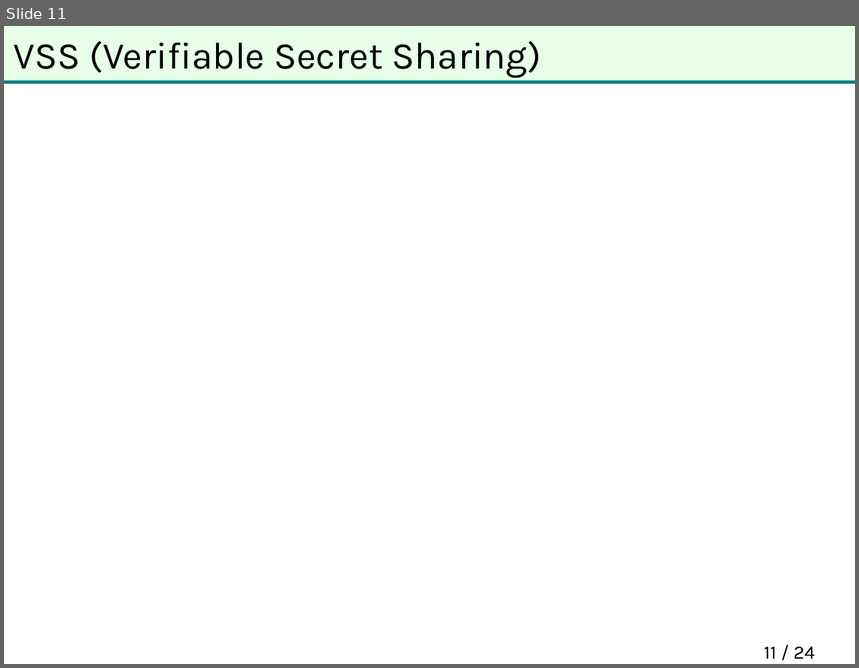
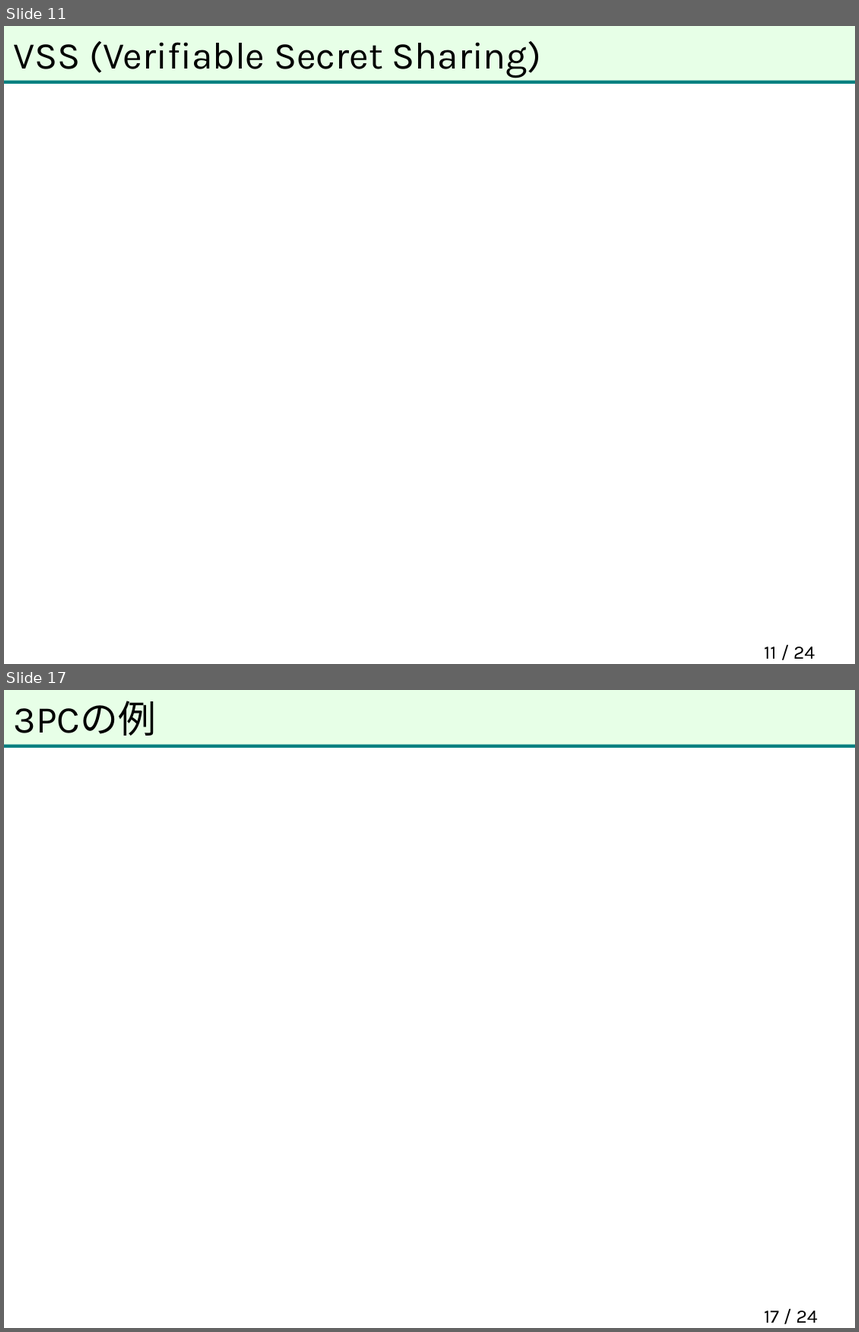
Before and after one commit to herumi/anninbon, a slide deck: lec/anninbon11.pptx. Shown one above the other, each under a label of ours: slide 11 before the commit, slides 11 and 17 after it; the slides between them are not shown. The pictures are 859x668 and 859x1332 pixels, drawn with LibreOffice and Linux fonts; fonts in the diff are those of the drawing; background and template pictures are left out. Boxes give left, top, right and bottom in pixels: in the first picture for what was removed or moved away, otherwise in the second. Text is boxed around its words. In the diff, an @@ line names an element or a change of style, - is before the commit and + after.

```diff
--- a/lec/anninbon11.pptx
+++ b/lec/anninbon11.pptx
@@ slide 17 added at [4,690,855,1328], background picture (left out); not listed: 2 template elements that a slide beside it also shows @@
@@ title added at [14,701,156,736], 32 pt, text #000000 @@
+3PCの例
@@ page number added at [764,1311,818,1323], 16 pt, text #000000 @@
+17 / 24
```
Also in this commit, not shown: 1 slide changed, 5 other slides added.
